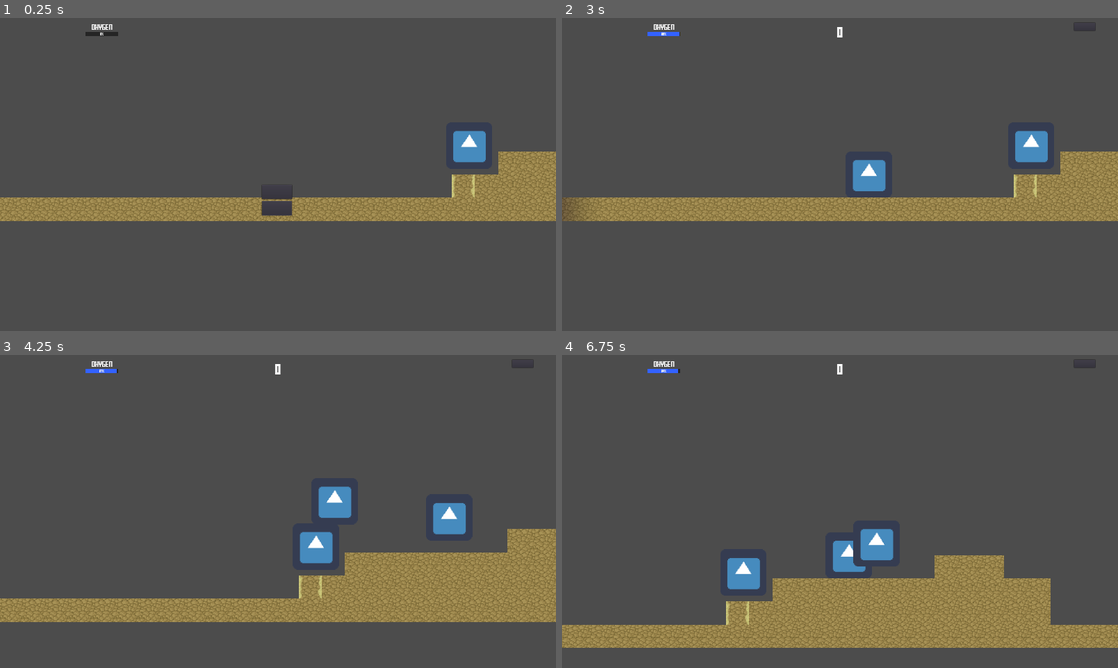
Above: before the commit, frames 1-4 (two rows, left to right).
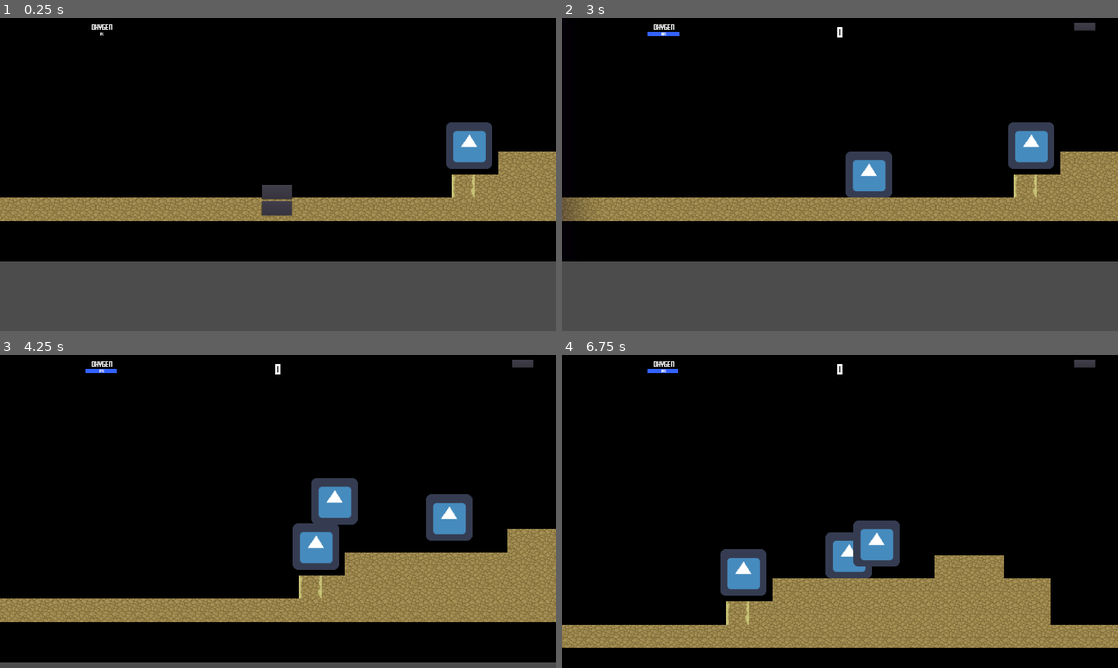
Above: after the commit, the same moments.

Repository: Kreateer/game-off-2020
Game: Godot game, scene res://scenes/Main.tscn
Same seed, same stepped clock (60 frames per second), same inputs: the game is played once before the commit and once after it. The engine's default icon, where the game draws it, is replaced by a stand-in: a white triangle on a blue panel in a dark square.
Inputs:
- Up to frame 1 (0.25 s): no input
- Up to frame 2 (3 s): click "Start" at 0.5 s; click "Pause" at 1.25 s; click "Resume" at 2 s; tap Enter at 2.75 s; hold D (right) from 2.78 s (still down)
- Up to frame 3 (4.25 s): keep holding D (right); tap W (jump) at 3.02, 3.77 s
- Up to frame 4 (6.75 s): release D (right) at 4.28 s; hold A (left) 4.28-5.03 s; hold D (right) 5.03-6.53 s; tap W (jump) at 5.27, 6.02 s; hold A (left) from 6.53 s (still down)

The runs differ from the first frame. In frame 1, 67% of the frame differs, in the area x 0-100%, y 0-78%; in frame 2, 65%; in frame 3, 80%; in frame 4, 80%, in the area x 0-100%, y 0-100%.

Commit message:
Add temporary background to show darkness overlay

Diff:
--- a/scenes/Main.tscn
+++ b/scenes/Main.tscn
@@ -9,6 +9,7 @@
 [ext_resource path="res://scenes/PickupItem01.tscn" type="PackedScene" id=7]
 [ext_resource path="res://scenes/PickupItem02.tscn" type="PackedScene" id=8]
 [ext_resource path="res://scenes/Darkness.tscn" type="PackedScene" id=9]
+[ext_resource path="res://assets/art/black.png" type="Texture" id=10]
 
 [sub_resource type="DynamicFont" id=1]
 size = 30
@@ -127,6 +128,16 @@
 
 [node name="Darkness" parent="." instance=ExtResource( 9 )]
 
+[node name="TEMP BACKGROUND" type="Sprite" parent="."]
+modulate = Color( 0.774414, 0.142178, 0.142178, 1 )
+position = Vector2( 960, 540 )
+z_index = -100
+texture = ExtResource( 10 )
+region_enabled = true
+region_rect = Rect2( 0, 0, 1920, 1080 )
+__meta__ = {
+"_editor_description_": ""
+}
 [connection signal="game_start" from="GUI" to="." method="_on_GUI_game_start"]
 [connection signal="timeout" from="CanvasLayer/Oxygen/OxygenTimer" to="." method="_on_OxygenTimer_timeout"]
 [connection signal="DamageArea_PlayerCollision" from="Darkness" to="Player" method="_on_Darkness_DamageArea_PlayerCollision"]
